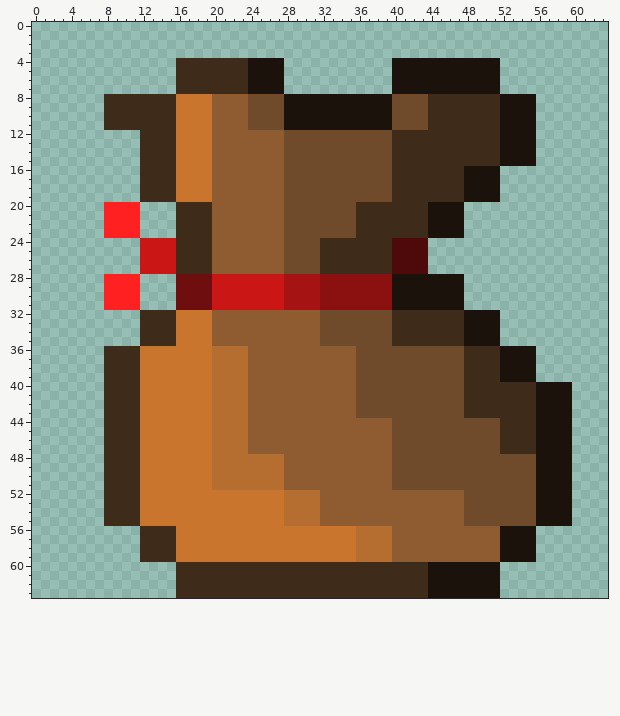
Pixel-art sprite: src/img/items/1.png. Above: the version before the commit.
The file is 64x64 pixels. Colours within 5 levels of each other are drawn and written as one.
The same view after the edit:
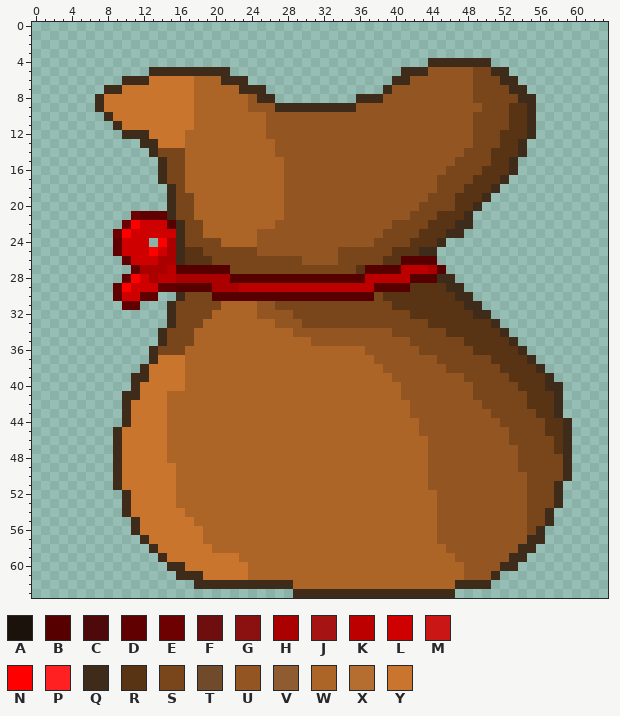
Palette (. is transparent): A #1b120b  B #560000  C #4e0a0a  D #600000  E #6d0000  F #6e0e0e  G #8b1111  H #aa0000  J #a61313  K #bc0000  L #ce0000  M #cb1616  N #ff0000  P #ff2121  Q #3f2b1a  R #583314  S #79461c  T #6f4a2b  U #935522  V #8f5c32  W #ad6527  X #b66e30  Y #c9752d
Changes in this commit:
Changed rows in their new state; - is an unchanged pixel.
first column x 7:
 4 ---------............------------....QQQQQQQ.--------
 5 ------QQQ------......------------.QQQUUUUUSSQQ-------
 6 ---QQQYYYYYWWW---....------------QQUUUUUUUSSSQQ------
 7 -QQYYYYYYYYWWWWW-QQ..-----------QUUUUUUUUUSSSSQQ-----
 8 QYYYYYYYY--WWWWWWUQQ.........QQQUUUUUUUUUUSSSSSQQ----
 9 QYYYYYYYY--WWWWWWUUUQQQQQQQQQUUUUUUUUUUUUUUSSSRRQ----
10 --YYYYYYY--WWWWWWWWUUUUUUUUUUUUUUUUUUUUUUUSSSSRRQ----
11 -.-YYYYYY--WWWWWWWWUUUUUUUUUUUUUUUUUUUUUUUSSSSRRQ----
12 ---QQ-YYY-WWWWWWWWWUUUUUUUUUUUUUUUUUUUUUUUSSSRRRQ----
13 -------YY-WWWWWWWWWWUUUUUUUUUUUUUUUUUUUUUUSSSRRQ.----
14 -----.-SSSWWWWWWWWWWUUUUUUUUUUUUUUUUUUUUUSSSRRRQ.----
15 -----..-SSWWWWWWWWWWWUUUUUUUUUUUUUUUUUUUSSSSRRQ..----
16 -----..-SSWWWWWWWWWWWUUUUUUUUUUUUUUUUUUSSSSRRRQ------
17 -----..-SSWWWWWWWWWWWUUUUUUUUUUUUUUUUUSSSSRRRQ-------
18 -----...-SWWWWWWWWWWWUUUUUUUUUUUUUUUUUSSSRRRQ--------
19 -----...-SSWWWWWWWWWWUUUUUUUUUUUUUUUUSSSRRRQ.--------
20 -....---QSSWWWWWWWWWWUUUUUUUUUUUUUUUSSSSRRQ----------
21 -...EDDDQSSWWWWWWWWWWUUUUUUUUUUUUUUSSSRRRQ-----------
22 -..ENLLLB-SSWWWWWWWWUUUUUUUUUUUUUSSSSRRRQQ-----------
23 -.ENLLLLL-SSWWWWWWUUUUUUUUUUUUUUSSSSRRRQQ------------
24 --DLLL.NH-SSSSWWWWUUUUUUUUUUUUUSSSSRRRQ--------------
25 --DLLLNLH-RRSSSSSSUUUUUUUUUSSSSSSRRRQQ---------------
26 ---DLLLHH-RRRSSSSSSSSSSUUUUSSSSSRRBBBB---------------
27 ----DHHHKBBBBBBSSSSSSSSSSSSSSRBBBBKKKHB--------------
28 -..DNLHKKHHHHHHBBBBBBBBBBBBBBBKKKKKBBBQQ.------------
29 -.DNLLLDDBBBBHHHKKKKKKKKKKKKKKKBBBBRRRRQQ------------
30 -.DLLDD--QSSSBBBBBBBBBBBBBBBBBBSRRRRRRRRQQ-----------
31 -..DD---QSSSSSWWWWUUSSSSSSSSSSSSSRRRRRRRRQQ----------
32 -----...-SSSSWWWWWUUUUSSSSSSSSSSSSSRRRRRRRQQ.--------
33 -----...-SSSWWWWWWWWUUUSSSSSSSSSSSSSSRRRRRRRQ--------
34 -----..-SSSWWWWWWWWWWWUUUUUUUUUUUSSSSSSRRRRRRQ-------
35 -----..-SSSWWWWWWWWWWWWWUUUUUUUUUUUSSSSSSRRRRRQ------
36 -.....QSSSWWWWWWWWWWWWWWWWWWWWUUUUUUSSSSSSRRRRRQ.----
37 -.....Q---WWWWWWWWWWWWWWWWWWWWWUUUUUUUSSSSSSRRRRQ----
38 -....Q----WWWWWWWWWWWWWWWWWWWWWWUUUUUUUSSSSSSRRRRQ---
39 -...-Q----WWWWWWWWWWWWWWWWWWWWWWWUUUUUUUUSSSSSRRRRQ--
40 -...------WWWWWWWWWWWWWWWWWWWWWWWWUUUUUUUUSSSSSRRRQQ.
41 -..-----WWWWWWWWWWWWWWWWWWWWWWWWWWUUUUUUUUSSSSSSRRRQ.
42 -..-Y---WWWWWWWWWWWWWWWWWWWWWWWWWWWUUUUUUUUSSSSSRRRQ.
43 -..-Y---WWWWWWWWWWWWWWWWWWWWWWWWWWWUUUUUUUUUSSSSSRRQ.
44 -..-Y---WWWWWWWWWWWWWWWWWWWWWWWWWWWWUUUUUUUUUSSSSSRRQ
45 -.-YY---WWWWWWWWWWWWWWWWWWWWWWWWWWWWUUUUUUUUUUSSSSRRQ
46 -.-YY---WWWWWWWWWWWWWWWWWWWWWWWWWWWWWUUUUUUUUUSSSSSRQ
47 -.-YY---WWWWWWWWWWWWWWWWWWWWWWWWWWWWWUUUUUUUUUUSSSSRQ
48 -.-YY---WWWWWWWWWWWWWWWWWWWWWWWWWWWWWUUUUUUUUUUSSSSSQ
49 -.-YY----WWWWWWWWWWWWWWWWWWWWWWWWWWWWUUUUUUUUUUSSSSSQ
50 -.-YY----WWWWWWWWWWWWWWWWWWWWWWWWWWWWUUUUUUUUUUUSSSSQ
51 -.-YY----WWWWWWWWWWWWWWWWWWWWWWWWWWWWUUUUUUUUUUUSSSQ.
52 -..-Y----WWWWWWWWWWWWWWWWWWWWWWWWWWWWWUUUUUUUUUUSSSQ.
53 -..-Y----WWWWWWWWWWWWWWWWWWWWWWWWWWWWWUUUUUUUUUUSSSQ.
54 -..-Y-----WWWWWWWWWWWWWWWWWWWWWWWWWWWWUUUUUUUUUUSSQ..
55 -...-------WWWWWWWWWWWWWWWWWWWWWWWWWWWUUUUUUUUUUSSQ..
56 ----QYYYY---WWWWWWWWWWWWWWWWWWWWWWWWWWUUUUUUUUUUSQ---
57 ------YYY---WWWWWWWWWWWWWWWWWWWWWWWWWWUUUUUUUUUUQQ---
58 -----.-YY----WWWWWWWWWWWWWWWWWWWWWWWWWWUUUUUUUUQQ----
59 -----..-Y-------WWWWWWWWWWWWWWWWWWWWWWWWUUUUUUQQ.----
60 --------Q-YYYYYYYWWWWWWWWWWWWWWWWWWWWWWWWUUUUQQ------
61 ------------YYYYYWWWWWWWWWWWWWWWWWWWWWWWWUUUQ--------
62 ---------..-----------WWWWWWWWWWWWWWWWWWQQQQ.--------
63 ---------.............---------------QQQ.....--------
Changed places in both pictures, as pixel boxes (x1, y1, x2, y2):
changed: (95, 58, 572, 598)
